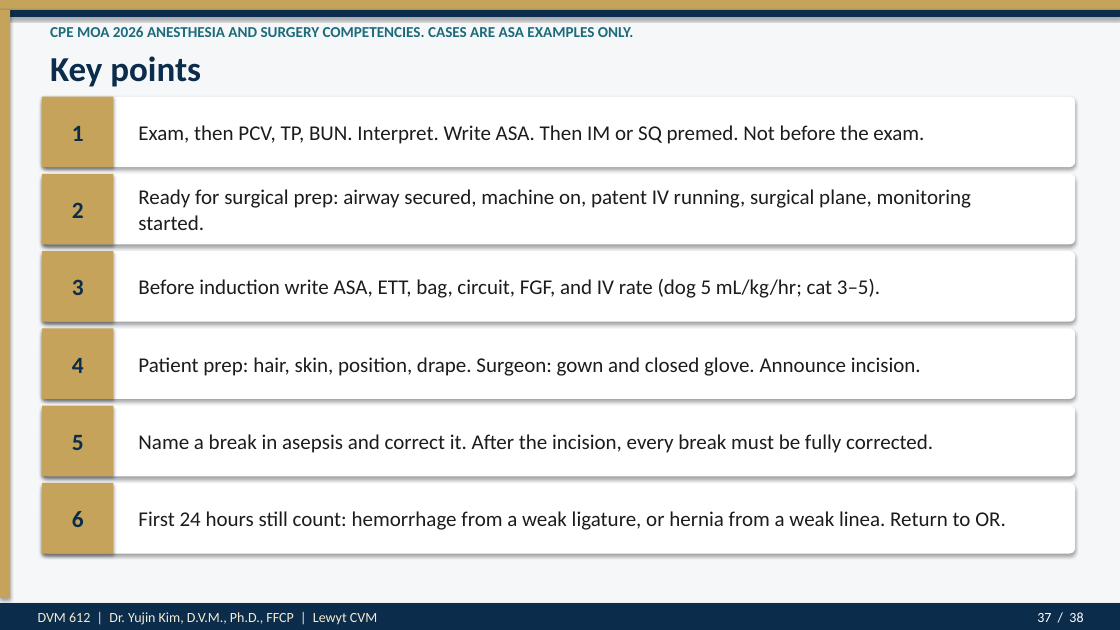
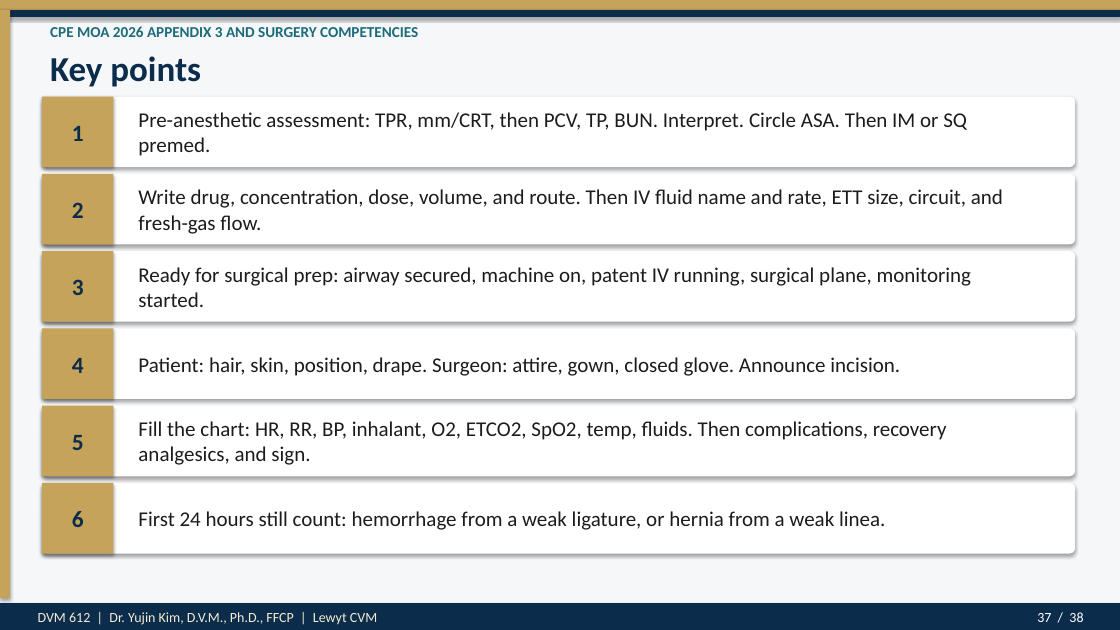
Before and after one commit to drkimvet/happycare, a slide deck: slide 37 of lectures/DVM-612_Week4_Preop_PatientPrep_Postop.pptx. Drawn at 1120x630 pixels with LibreOffice and Linux fonts; fonts in the diff are those of the drawing. Boxes give left, top, right and bottom in pixels: in the first picture for what was removed or moved away, otherwise in the second. Text is boxed around its words. In the diff, an @@ line names an element or a change of style, - is before the commit and + after.

```diff
--- a/lectures/DVM-612_Week4_Preop_PatientPrep_Postop.pptx
+++ b/lectures/DVM-612_Week4_Preop_PatientPrep_Postop.pptx
@@ text at (50,26,418,37): text changed @@
-CPE MOA 2026 ANESTHESIA AND SURGERY COMPETENCIES. CASES ARE ASA EXAMPLES ONLY.
+CPE MOA 2026 APPENDIX 3 AND SURGERY COMPETENCIES
@@ text at (138,112,967,156): text changed @@
-Exam, then PCV, TP, BUN. Interpret. Write ASA. Then IM or SQ premed. Not before the exam.
+Pre-anesthetic assessment: TPR, mm/CRT, then PCV, TP, BUN. Interpret. Circle ASA. Then IM or SQ premed.
@@ text added at (138,189,1003,234), 18 pt, text #1C1C1C @@
+Write drug, concentration, dose, volume, and route. Then IV fluid name and rate, ETT size, circuit, and fresh-gas flow.
@@ text "Ready for surgical prep: airway ...": place and size @@
-text "Ready for surgical prep: airway ..." at (138,189,972,230)
+text "Ready for surgical prep: airway ..." at (138,267,972,307)
@@ text removed at (138,279,880,298) @@
-Before induction write ASA, ETT, bag, circuit, FGF, and IV rate (dog 5 mL/kg/hr; cat 3–5).
@@ text at (138,357,900,376): text changed @@
-Patient prep: hair, skin, position, drape. Surgeon: gown and closed glove. Announce incision.
+Patient: hair, skin, position, drape. Surgeon: attire, gown, closed glove. Announce incision.
@@ text at (138,421,947,465): text changed @@
-Name a break in asepsis and correct it. After the incision, every break must be fully corrected.
+Fill the chart: HR, RR, BP, inhalant, O2, ETCO2, SpO2, temp, fluids. Then complications, recovery analgesics, and sign.
@@ text at (138,511,885,530): text changed @@
-First 24 hours still count: hemorrhage from a weak ligature, or hernia from a weak linea. Return to OR.
+First 24 hours still count: hemorrhage from a weak ligature, or hernia from a weak linea.
```
Also in this commit, not shown: 2 other files.
